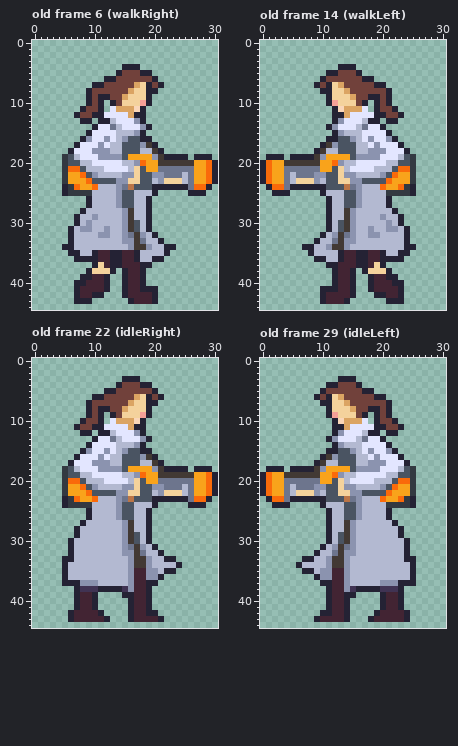
Edited in one commit: pixel-art file (rawAssets/animations/Flipside_Player_Model_AllAnims_Cropped.aseprite). The picture above is the old version.
31x45 pixels, 29 frames. Shown: old frame 6 (walkRight), old frame 14 (walkLeft), old frame 22 (idleRight), old frame 29 (idleLeft). The commit also changed other frames, which this record leaves out.
The result:
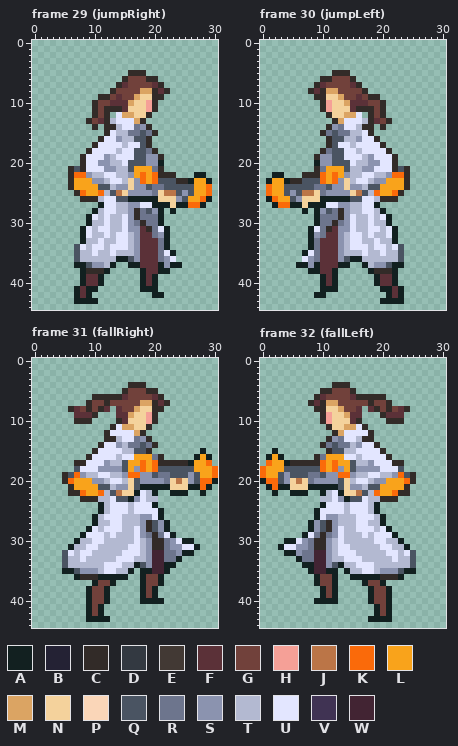
Palette (. is transparent): A #122020  B #242234  C #322b28  D #333941  E #423934  F #5b3138  G #71413b  H #f5a097  J #bb7547  K #fa6a0a  L #f9a31b  M #dba463  N #f4d29c  P #fad6b8  Q #4a5462  R #6d758d  S #8b93af  T #b3b9d1  U #e3e6ff  V #403353  W #422433
A new or re-ordered frame is compared with the old frame closest to it.
The edit:
frames 29 -> 34
Changed rows in their new state; - is an unchanged pixel.
Frame 29 (jumpRight) is new; against old frame 6 (walkRight):
first column x 5:
 4 ----------...-------------
 5 ---------..CCC.-----------
 6 -------...C---CC----------
 7 -----....CF-GGGFC---------
 8 ----....C--GGMMCFC--------
 9 ----..CC-FGGM-NCC---------
10 ----.CGGFFFM-NHC----------
11 ---..CGCCCFNNNHC----------
12 --...CGC.-M-NNC-----------
13 ---.CGFC----MC------------
14 -----C.CC---R-C-----------
15 ----...C---RRQRC----------
16 ---...CU-STT-QC-----------
17 --...CU-UUTUUQC.----------
18 -...CUUUU-UU-QRC.---------
19 ...C--U-TUUUQQS-C....-...-
20 ...CU-SSTTUQQQSSA.........
21 .CQCUUUSSTTQLL-RC.........
22 .CK-ST-UU-T-LKLKCCC...AA..
23 .C--LSSTUUT-SKLKQQQCCA--A.
24 .CL--LQQ--SNSS-RRQQQQQLLK-
25 ..CKLLK-QJNSSSSRNJJQSQLLK-
26 ---CCC-UUQ-AAAAANNNSQLLKA-
27 ----..AUUTTSSUUAAANAAKKA--
28 ---..A-UU-TSCRQSA-A-------
29 --..AU-U--USCRRRA---------
30 --..A--U--USRCRRA---------
31 -..AU-UU--USSFCRUA--------
32 -..AU-TU-UUTSFFRSA--------
33 -..A--U--UUTSFFFRA--------
34 ..QU-UU-UUUTSFFFRA.-------
35 -.Q--UTTUTTTSFFFRUA-------
36 --QTTTTTTAAQSFFFRSU-------
37 --AAQSSTA..AAFFFASAA------
38 ---ACCCA.-...AFFAA--------
39 ---AFFA.--...AFA----------
40 --.AFFA.--...AFA----------
41 --AFAA..--...AAA----------
42 --AFA..---.....AA---------
43 --AAAA-----.....----------
Frame 30 (jumpLeft) is new; against old frame 14 (walkLeft):
first column x 0:
 4 -------------...----------
 5 -----------.CCC..---------
 6 ----------CC---C...-------
 7 ---------CFGGG-FC....-----
 8 --------CFCMMGG--C....----
 9 ---------CCN-MGGF-CC..----
10 ----------CHN-MFFFGGC.----
11 ----------CHNNNFCCCGC..---
12 -----------CNN-M-.CGC...--
13 ------------CM----CFGC.---
14 -----------C-R---CC.C-----
15 ----------CRQRR---C...----
16 -----------CQ-TTS-UC...---
17 ----------.CQUUTUU-UC...--
18 ---------.CRQ-UU-UUUUC...-
19 -...-....C-SQQUUUT-U--C...
20 .........ASSQQQUTTSS-UC...
21 .........CR-LLQTTSSUUUCQC.
22 ..AA...CCCKLKL-T-UU-TS-KC.
23 .A--ACCQQQKLKS-TUUTSSL--C.
24 -KLLQQQQQRR-SSNS--QQL--LC.
25 -KLLQSQJJNRSSSSNJQ-KLLKC..
26 -AKLLQSNNNAAAAA-QUU-CCC---
27 --AKKAANAAAUUSSTTUUA..----
28 -------A-ASQRCST-UU-A..---
29 ---------ARRRCSU--U-UA..--
30 ---------ARRCRSU--U--A..--
31 --------AURCFSSU--UU-UA..-
32 --------ASRFFSTUU-UT-UA..-
33 --------ARFFFSTUU--U--A..-
34 -------.ARFFFSTUUU-UU-UQ..
35 -------AURFFFSTTTUTTU--Q.-
36 -------USRFFFSQAATTTTTTQ--
37 ------AASAFFFAA..ATSSQAA--
38 --------AAFFA...-.ACCCA---
39 ----------AFA...--.AFFA---
40 ----------AFA...--.AFFA.--
41 ----------AAA...--..AAFA--
42 ---------AA.....---..AFA--
43 ----------.....-----AAAA--
Frame 31 (fallRight) is new; against old frame 22 (idleRight):
first column x 5:
 3 ----------...-------------
 4 ---------..CCC.-----------
 5 -------...C---CC----------
 6 -----CCCCCF-GGGFC---------
 7 ----C--C---GGMMCFC--------
 8 -CFGC-CF.FGGM-NCC---------
 9 --FFFC.-.FFM-NHC----------
10 --CCC..-.CFNNNHC----------
11 --......C-M-NNC-----------
12 ---..-.CU---MC------------
13 -----..CC---R-C-----------
14 ----..C--S-RRQRC----------
15 ---..C-U-UTT-QC--------A--
16 --..C-U-U-UULLLRC-----ALA-
17 -.CC-UU----LLKLKCCCCCALLK-
18 ..Q---------SK-KQQQQQQLLLK
19 C-KS-T--TTSKKSSQRRQQQSQ-LK
20 C-LLLSST--TNQSSSS-NJNSQK-A
21 .C-LLLQQ-S-NQAAAAANNNAAKA.
22 .CCKLLKT-JN-AUTA..AAA..A..
23 ...CCC--UQQASUTT.........-
24 ......A-UUUTUUUA-----...--
25 ----..A-UUUTUUUUA---------
26 ----.A-UUUTT-SSUA---------
27 ---..A--UUTT-SCQSA--------
28 --..AU-UUUTTUSCQSA--------
29 --.AUUU-U-TTUSRCRUA-------
30 -.A--UU---TTU-SCCRSUAA----
31 -A--UU----TUUTSCCRSSUUA---
32 QU-UU-----UUUTSWWRRSAA----
33 QT-U-----UUUTT-WWRRA------
34 Q------UUU-TAQ-WWAA.------
35 AAQSSS-UU--A.AAWWA.-------
36 ..ACCCAAAAA..AGGA---------
37 .....AGGA....AGGA---------
38 --..AGGA.....AGA----------
39 --..AGGA--...AGA----------
40 --..AGGA---..AAAA---------
41 --..AGA----....-----------
42 -...AGA----.....----------
43 -...AAAA---......---------
Frame 32 (fallLeft) is new; against old frame 29 (idleLeft):
first column x 0:
 3 -------------...----------
 4 -----------.CCC..---------
 5 ----------CC---C...-------
 6 ---------CFGGG-FCCCCC-----
 7 --------CFCMMGG---C--C----
 8 ---------CCN-MGGF.FC-CGFC-
 9 ----------CHN-MFF.-.CFFF--
10 ----------CHNNNFC.-..CCC--
11 -----------CNN-M-C......--
12 ------------CM---UC.-..---
13 -----------C-R---CC..-----
14 ----------CRQRR-S--C..----
15 --A--------CQ-TTU-U-C..---
16 -ALA-----CRLLLUU-U-U-C..--
17 -KLLACCCCCKLKLL----UU-CC.-
18 KLLLQQQQQQK-KS---------Q..
19 KL-QSQQQRRQSSKKSTT--T-SK-C
20 A-KQSNJN-SSSSQNT--TSSLLL-C
21 .AKAANNNAAAAAQN-S-QQLLL-C.
22 ..A..AAA..ATUA-NJ-TKLLKCC.
23 -.........TTUSAQQU--CCC...
24 --...-----AUUUTUUU-A......
25 ---------AUUUUTUUU-A..----
26 ---------AUSS-TTUUU-A.----
27 --------ASQCS-TTUU--A..---
28 --------ASQCSUTTUUU-UA..--
29 -------AURCRSUTT-U-UUUA.--
30 ----AAUSRCCS-UTT---UU--A.-
31 ---AUUSSRCCSTUUT----UU--A-
32 ----AASRRWWSTUUU-----UU-UQ
33 ------ARRWW-TTUUU-----U-TQ
34 ------.AAWW-QAT-UUU------Q
35 -------.AWWAA.A--UU-SSSQAA
36 ---------AGGA..AAAAACCCA..
37 ---------AGGA....AGGA.....
38 ----------AGA.....AGGA..--
39 ----------AGA...--AGGA..--
40 ---------AAAA..---AGGA..--
41 -----------....----AGA..--
42 ----------.....----AGA...-
43 ---------......---AAAA...-
Boxes around the changes in both pictures, in picture pixels (x1, y1, x2, y2):
changed: (62, 64, 218, 304)
changed: (260, 64, 416, 304)
changed: (62, 376, 218, 622)
changed: (260, 376, 416, 622)
